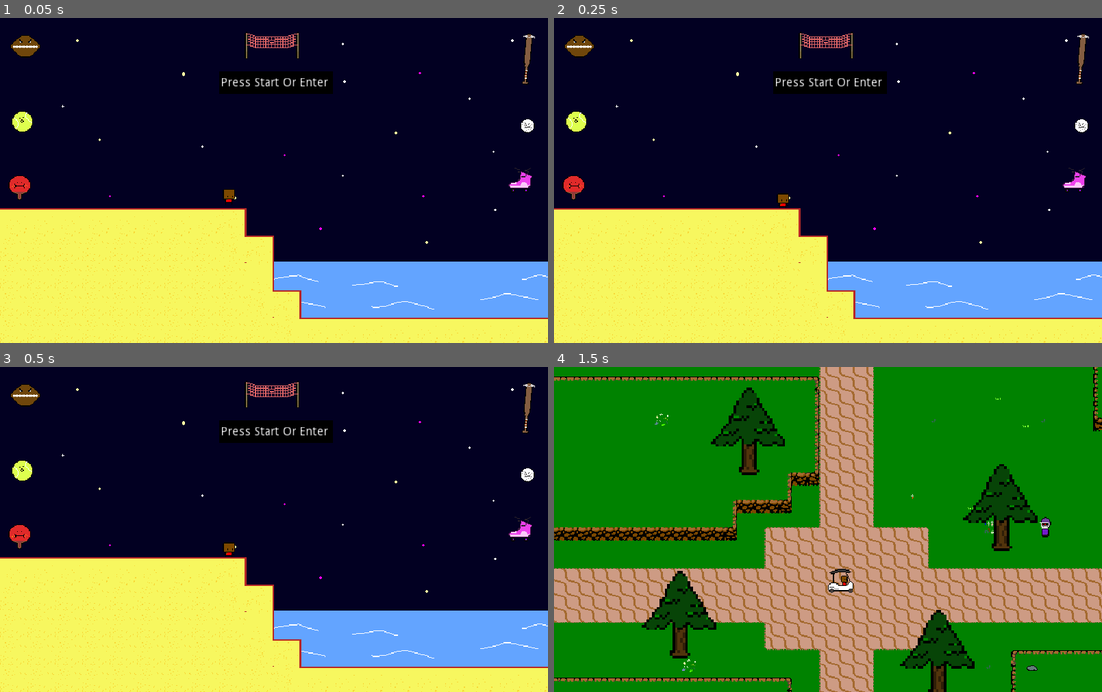
Above: before the commit, frames 1-4 (two rows, left to right).
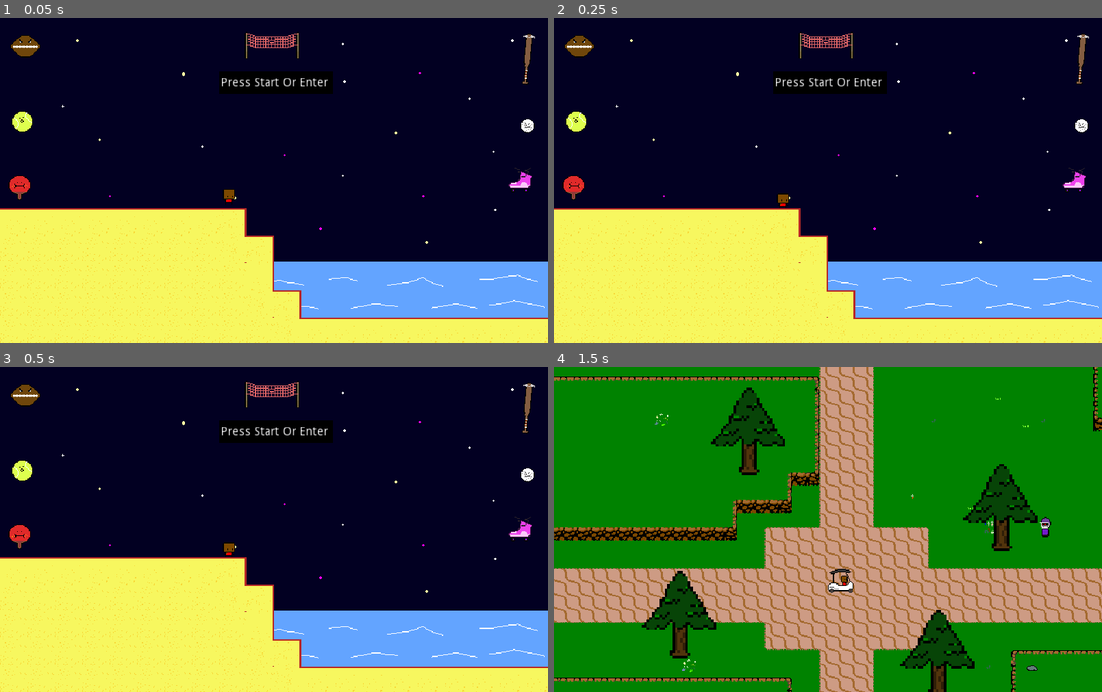
Above: after the commit, the same moments.

Repository: AdamSmif/Sportsball-Adventures
Game: Godot game, scene res://UI/TitleScreen.tscn
The game is run twice, just before and just after one commit, with the same random seed, the same clock (stepped at 60 frames per second) and the same inputs.
Inputs:
- Up to frame 1 (0.05 s): no input
- Up to frame 2 (0.25 s): no input
- Up to frame 3 (0.5 s): no input
- Up to frame 4 (1.5 s): tap Enter at 0.5 s; hold Up (ui_up) from 0.53 s (still down); tap Space (jump) at 0.77, 1.25 s

The runs differ from the first frame. In frame 1, 0.3% of the frame differs, in the area x 50-100%, y 78-90%; in frame 2, 0.3%; in frame 3, 0.3%; in frame 4, nothing differs.

Commit message:
added a mock splash screen

Diff:
--- a/UI/TitleScreen.tscn
+++ b/UI/TitleScreen.tscn
@@ -71,14 +71,14 @@
 
 [node name="Ocean" parent="." instance=ExtResource( 1 )]
 position = Vector2( 512, 288 )
-frame = 2
+frame = 1
 
 [node name="Ocean2" parent="." instance=ExtResource( 1 )]
 position = Vector2( 256, 288 )
-frame = 1
 
 [node name="Ocean3" parent="." instance=ExtResource( 1 )]
 position = Vector2( 0, 288 )
+frame = 2
 
 [node name="BeachTile" parent="." instance=ExtResource( 3 )]
 position = Vector2( 288, 352 )
--- a/project.godot
+++ b/project.godot
@@ -17,6 +17,7 @@
 
 config/name="Sportsball Adventures"
 run/main_scene="res://UI/TitleScreen.tscn"
+boot_splash/image="res://icon.png"
 config/icon="res://icon.png"
 config/macos_native_icon="res://icon-export.icns"
 config/windows_native_icon="res://icon-export.ico"
@@ -28,7 +29,7 @@
 window/size/test_width=1280
 window/size/test_height=760
 window/stretch/mode="2d"
-window/stretch/aspect="expand"
+window/stretch/aspect="keep"
 
 [importer_defaults]
 
